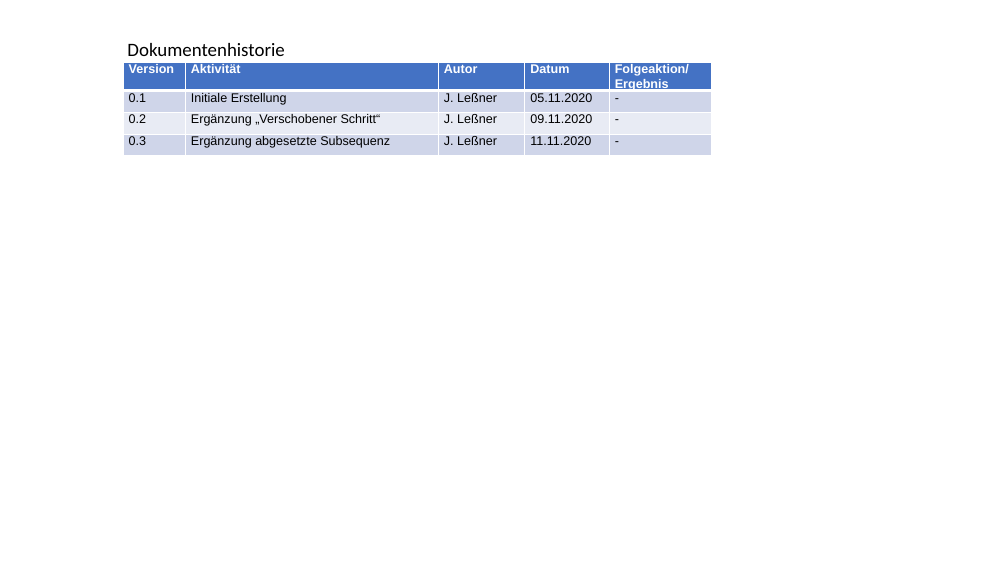
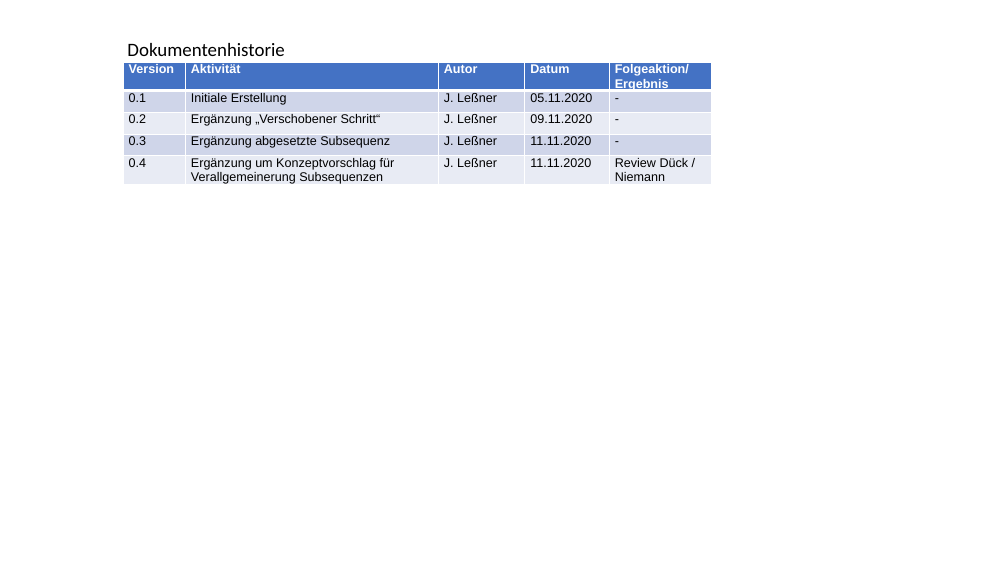
Before and after one commit to jlessner/specman, a slide deck: slide 1 of specifications/specman-layouts.pptx. Drawn at 1008x567 pixels with LibreOffice and Linux fonts; fonts in the diff are those of the drawing. Boxes give left, top, right and bottom in pixels: in the first picture for what was removed or moved away, otherwise in the second. Text is boxed around its words. In the diff, an @@ line names an element or a change of style, - is before the commit and + after.

Commit message:
Konzeptergänzung Subsequenzen

```diff
--- a/specifications/specman-layouts.pptx
+++ b/specifications/specman-layouts.pptx
@@ table at (123,63,712,188) @@
+row 5: 0.4 | Ergänzung um Konzeptvorschlag für Verallgemeinerung Subsequenzen | J. Leßner | 11.11.2020 | Review Dück / Niemann
```
Also in this commit, not shown: 1 slide added, 1 other file.
